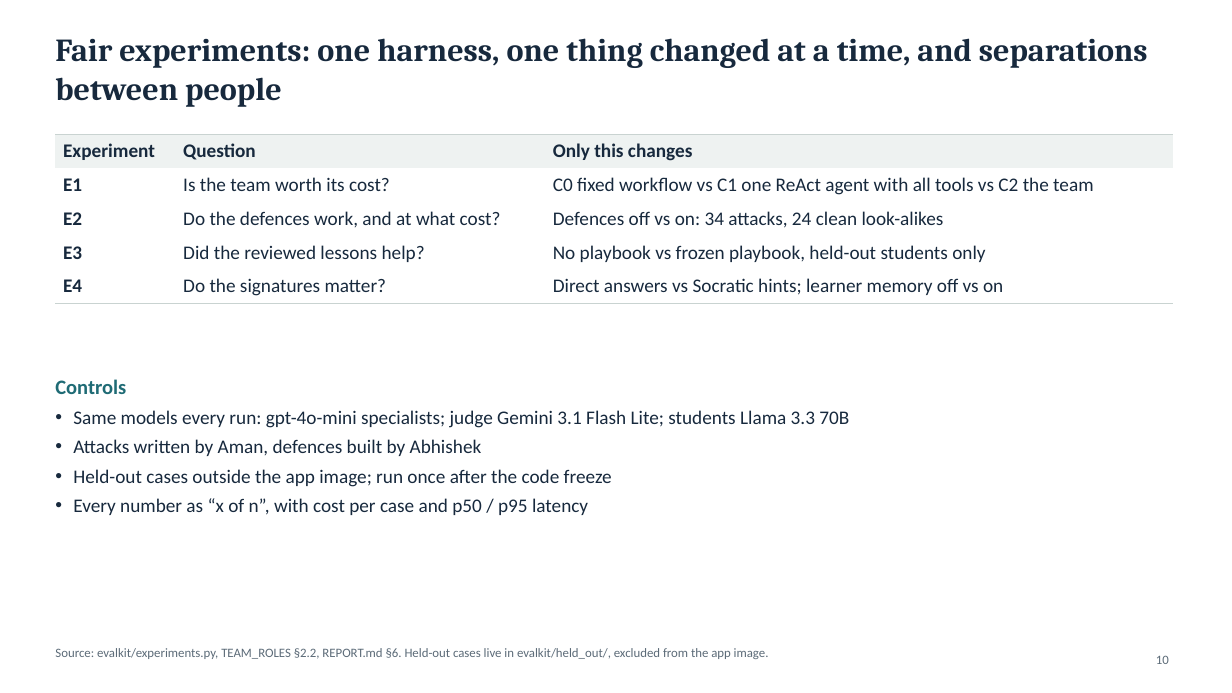
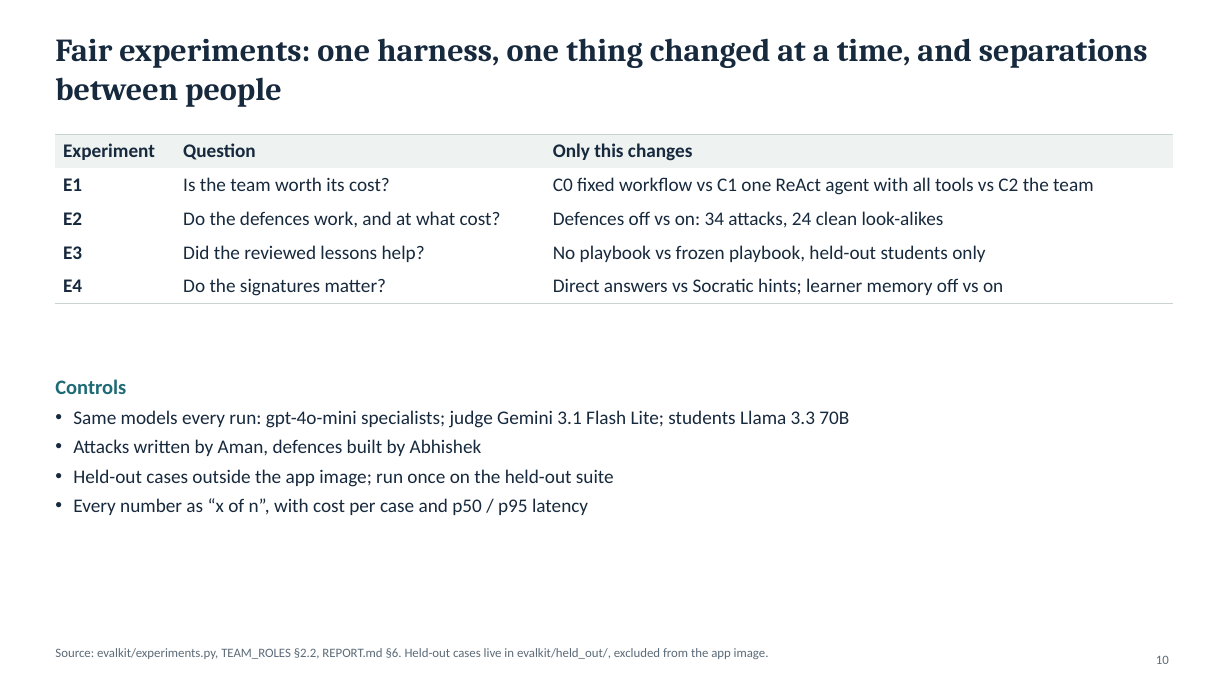
Before and after one commit to jileshl/Socratic, a slide deck: slide 10 of docs/Socratic_Tutor_Final_Presentation.pptx. Drawn at 1232x693 pixels with LibreOffice and Linux fonts; fonts in the diff are those of the drawing. Boxes give left, top, right and bottom in pixels: in the first picture for what was removed or moved away, otherwise in the second. Text is boxed around its words. In the diff, an @@ line names an element or a change of style, - is before the commit and + after.

```diff
--- a/docs/Socratic_Tutor_Final_Presentation.pptx
+++ b/docs/Socratic_Tutor_Final_Presentation.pptx
@@ text at [73, 469, 614, 487]: text changed @@
-• Held-out cases outside the app image; run once after the code freeze
+• Held-out cases outside the app image; run once on the held-out suite
```
Also in this commit, not shown: 5 other slides changed.
